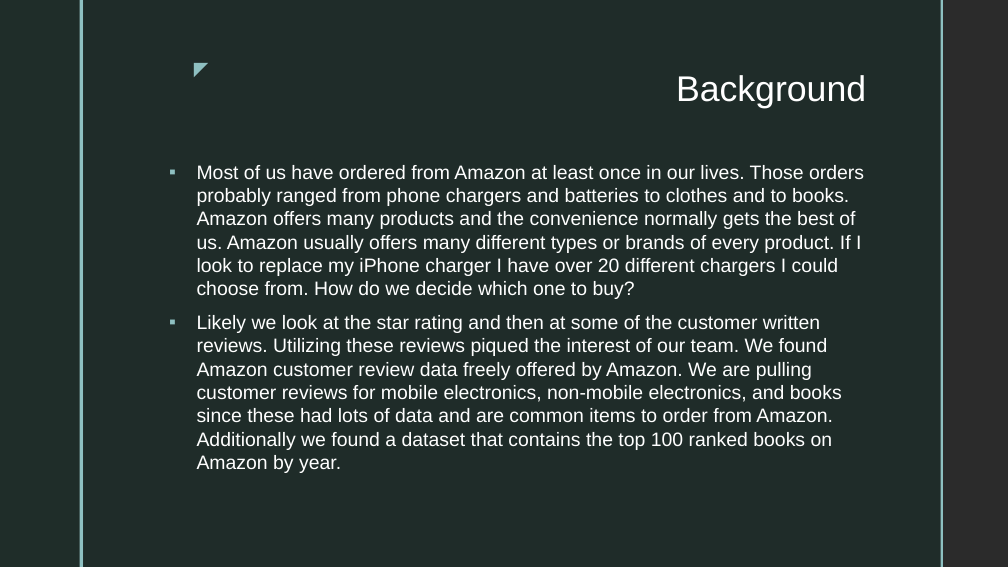
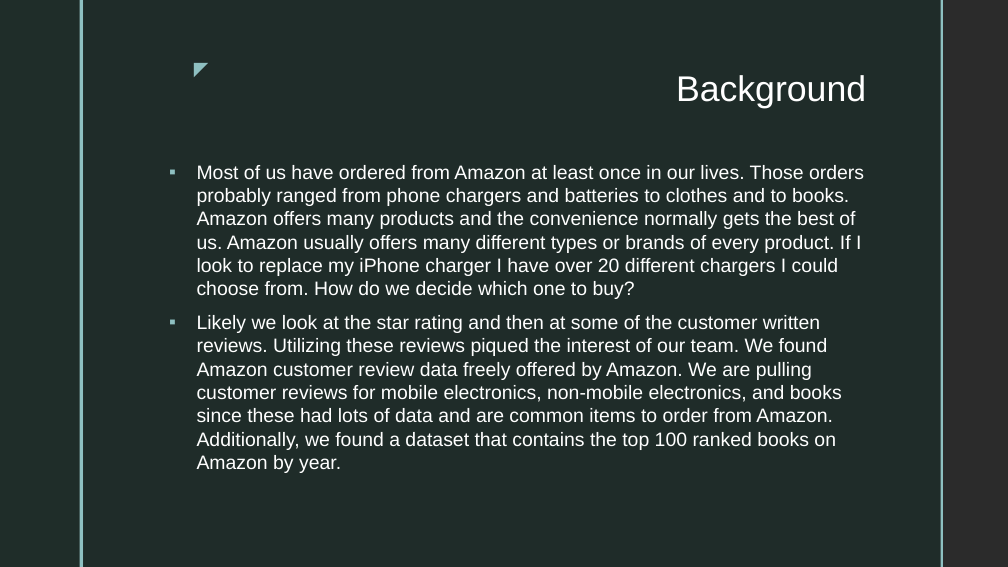
Before and after one commit to TKarlovitzDrexel/DSCI591_ACRSent, a slide deck: slide 2 of PitchPresentationACR_Edits.pptx. Drawn at 1008x567 pixels with LibreOffice and Linux fonts; fonts in the diff are those of the drawing; background and template pictures are left out; a plain dark background stands for a picture behind light text. Boxes give left, top, right and bottom in pixels: in the first picture for what was removed or moved away, otherwise in the second. Text is boxed around its words. In the diff, an @@ line names an element or a change of style, - is before the commit and + after.

Commit message:
Fixed some typos and added in Resources

```diff
--- a/PitchPresentationACR_Edits.pptx
+++ b/PitchPresentationACR_Edits.pptx
@@ text at (197, 315, 842, 473): text changed @@
-▪ Likely we look at the star rating and then at some of the customer written reviews. Utilizing these reviews piqued the interest of our team. We found Amazon customer review data freely offered by Amazon. We are pulling customer reviews for mobile electronics, non-mobile electronics, and books since these had lots of data and are common items to order from Amazon. Additionally we found a dataset that contains the top 100 ranked books on Amazon by year.
+▪ Likely we look at the star rating and then at some of the customer written reviews. Utilizing these reviews piqued the interest of our team. We found Amazon customer review data freely offered by Amazon. We are pulling customer reviews for mobile electronics, non-mobile electronics, and books since these had lots of data and are common items to order from Amazon. Additionally, we found a dataset that contains the top 100 ranked books on Amazon by year.
```
Also in this commit, not shown: 4 other slides changed, 1 slide added.
